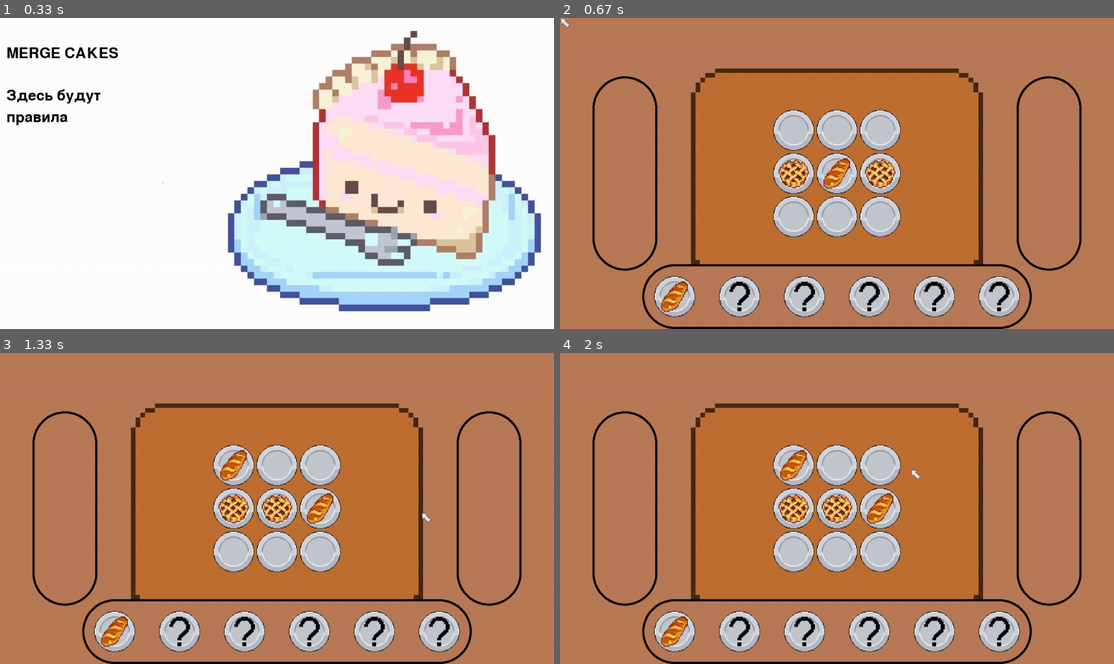
Above: before the commit, frames 1-4 (two rows, left to right).
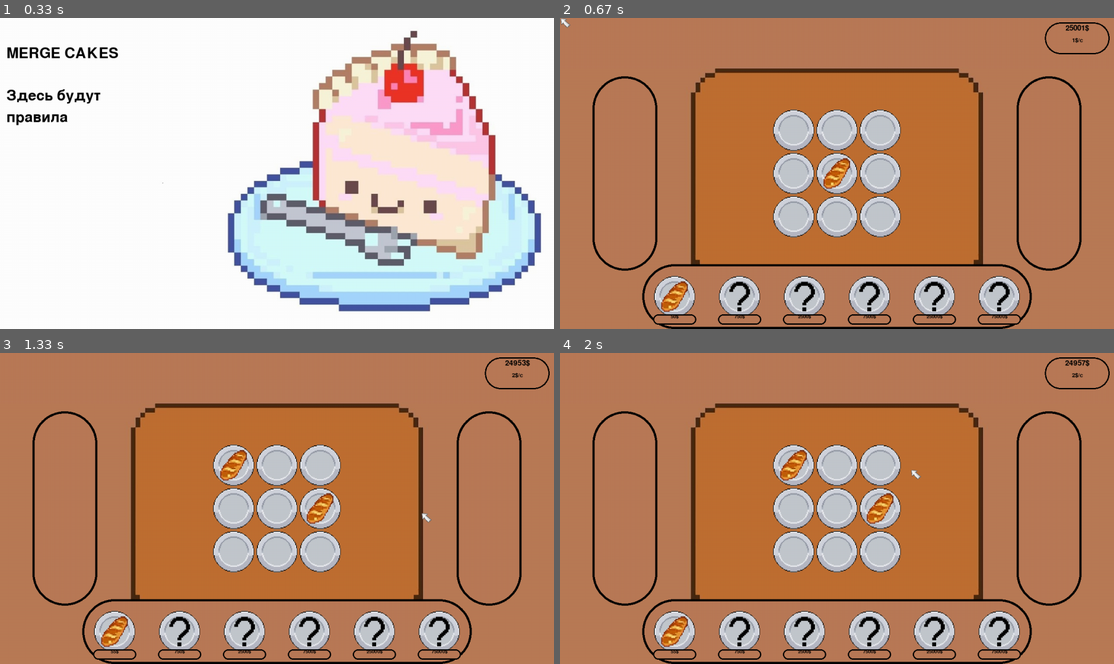
Above: after the commit, the same moments.

Repository: Krivnik/Pygame-Project
Game: pygame game, started from Main.py
Same seed, same stepped clock (60 frames per second), same inputs: the game is played once before the commit and once after it.
Inputs (mouse positions are in pixels of both pictures, inside the frame that each line leads up to):
- Up to frame 1 (0.33 s): no input
- Up to frame 2 (0.67 s): click (837, 173) at 0.38 s
- Up to frame 3 (1.33 s): click (116, 632) at 0.72 s, where only the run after the commit has a clickable "50$"; press the mouse at (277, 508) at 1.03 s; move the mouse to (349, 511) at 1.13 s; release the mouse at (421, 511) at 1.27 s
- Up to frame 4 (2 s): press the mouse at (792, 464) at 1.37 s; move the mouse to (731, 461) at 1.47 s; release the mouse at (670, 458) at 1.6 s; press the mouse at (737, 632) at 1.7 s; move the mouse to (825, 548) at 1.8 s; release the mouse at (909, 468) at 1.93 s

Frame 1 is identical in both runs. In frame 2, 1.6% of the frame differs, in the area x 16-100%, y 1-99%; in frame 3, 1.6%; in frame 4, 1.6%.

Commit message:
Adding game economy

Diff:
--- a/Main.py
+++ b/Main.py
@@ -19,12 +19,18 @@
     shop.rect.x = 190
     shop.rect.y = 570
 
+    b_panel = Panel('B')
+    b_panel.rect.x = 1120
+    b_panel.rect.y = 10
+
+    for i in range(6):
+        price = Panel('P')
+        price.rect.x = 215 + i * 150
+        price.rect.y = 686
     for lvl in range(1, 7):
         ShopButton(lvl)
 
     Cookie(1, (1, 1), board_info)
-    Cookie(5, (2, 1), board_info)
-    Cookie(5, (0, 1), board_info)
 
 
 def create_particles(position):
@@ -34,7 +40,7 @@
         Particle(position, random.choice(numbers), random.choice(numbers))
 
 
-balance = 0
+balance = 25000
 
 
 class Board:
@@ -100,11 +106,19 @@
 
 class Panel(pygame.sprite.Sprite):
     def __init__(self, t):
-        super().__init__(panels_group)
+        super().__init__()
         if t == 'V':
             self.image = load_image('vertical panel.png', -1)
+            self.add(panels_group)
         elif t == 'H':
             self.image = load_image('horizontal panel.png', -1)
+            self.add(panels_group)
+        elif t == 'B':
+            self.image = load_image('balance panel.png', -1)
+            self.add(panels_group)
+        elif t == 'P':
+            self.image = load_image('price panel.png', -1)
+            self.add(price_panels_group)
         self.rect = self.image.get_rect()
 
 
@@ -129,7 +143,8 @@
         super().__init__(cookies_group)
         self.width, self.height, self.top, self.left, self.cell_size = info
         self.lvl = lvl
-        self.income = 0  # Тут будет формула для расчета дохода печеньки определенного уровня
+        self.income = int([0, 1, 2, 4, 9, 19, 40, 85, 178, 375, 790][self.lvl]
+                          * b.board[pos[1]][pos[0]][1])
         self.image = load_image(f'lvl{str(lvl)}_sprite.png')
         self.mask = pygame.mask.from_surface(self.image)
         b.board[pos[1]][pos[0]][0] = lvl
@@ -178,12 +193,16 @@
             b.board[self.y][self.x][0], b.board[start_y][start_x][0] = \
                 b.board[start_y][start_x][0], b.board[self.y][self.x][0]
 
+    def give_profit(self):
+        global balance
+        balance += self.income
+
 
 class ShopButton(pygame.sprite.Sprite):
     def __init__(self, lvl):
         super().__init__(buttons_group, shop_buttons_group)
         self.lvl = lvl
-        self.price = 0  # Тут будет формула для расчета цены печеньки определенного уровня
+        self.price = [0, 50, 750, 2500, 7500, 25000, 75000][self.lvl]
         if self.lvl == 1:
             self.enabled = True
             self.image = load_image(f'shop_cell{str(self.lvl)}.png')
@@ -203,12 +222,12 @@
                     if b.board[row][cell][0] == 0:
                         Cookie(self.lvl, (cell, row), b.get_info())
                         balance -= self.price
-                        self.price = int(self.price * 1)  # 1 это затычка
+                        self.price = int(self.price * 1.1)
                         return
                     if row == len(b.board) - 1 and cell == len(b.board[row]) - 1:
                         print('ВСЕ КЛЕТКИ ЗАНЯТЫ')  # Это будет выводиться на экран
         else:
-            print('ТЫ БОМЖАРА')  # Это тоже (только сообщение будет более гуманным)
+            print('НЕДОСТАТОЧНО СРЕДСТВ')  # Это тоже
 
     def update_enabled(self):
         if not self.enabled:
@@ -255,6 +274,7 @@
     cur_group = pygame.sprite.Group()
     cells_group = pygame.sprite.Group()
     panels_group = pygame.sprite.Group()
+    price_panels_group = pygame.sprite.Group()
     cookies_group = pygame.sprite.Group()
     buttons_group = pygame.sprite.Group()
     shop_buttons_group = pygame.sprite.Group()
@@ -268,6 +288,7 @@
     board_info = b.get_info()
     render_environment()
 
+    counter = 0
     running = True
     moving = False
     while running:
@@ -306,10 +327,43 @@
         cells_group.draw(screen)
         panels_group.draw(screen)
         shop_buttons_group.draw(screen)
+        price_panels_group.draw(screen)
+
+        price_text = [f'{sh_b.price}$' for sh_b in shop_buttons_group]
+        font = pygame.font.SysFont('segoe script', 16)  # Шрифт не конечный
+        text_coord = 215
+        for line in price_text:
+            string_rendered = font.render(line, True, 'black')
+            intro_rect = string_rendered.get_rect()
+            intro_rect.y = 686  # Зависит от шрифта
+            text_coord += (50 - intro_rect.width / 2)
+            intro_rect.x = text_coord
+            screen.blit(string_rendered, intro_rect)
+            text_coord += 100 + intro_rect.width / 2
+
+        balance_text = [f'{balance}$', f'{sum([c.income for c in cookies_group])}$/c']
+        font_size = 30
+        text_coord = -15
+        for line in balance_text:
+            font_size -= 5  # Согласен, структура дебильная, но как сказал один великий лентяй:
+            text_coord += 30  # "Итак сойдет"
+            font = pygame.font.SysFont('segoe script', font_size)  # Шрифт не конечный
+            string_rendered = font.render(line, True, 'black')
+            intro_rect = string_rendered.get_rect()
+            intro_rect.y = text_coord
+            intro_rect.x = 1120 + (75 - intro_rect.width / 2)
+            screen.blit(string_rendered, intro_rect)
+
         cookies_group.draw(screen)
         particle_group.draw(screen)
         if cur.visible:
             cur_group.draw(screen)
         pygame.display.flip()
+        if counter % 60 == 0:  # Я не понимаю, почему так происходит,
+            # но если поставить 120, то прибыль будет приходить раз в 2 секунды
+            # (Возможно на мониторе со 120 Гц картина будет другая)
+            for cookie in cookies_group:
+                cookie.give_profit()
+        counter += 1
         pygame.time.Clock().tick(120)
     pygame.quit()
Binary file added: data/balance panel.png
Binary file added: data/price panel.png
